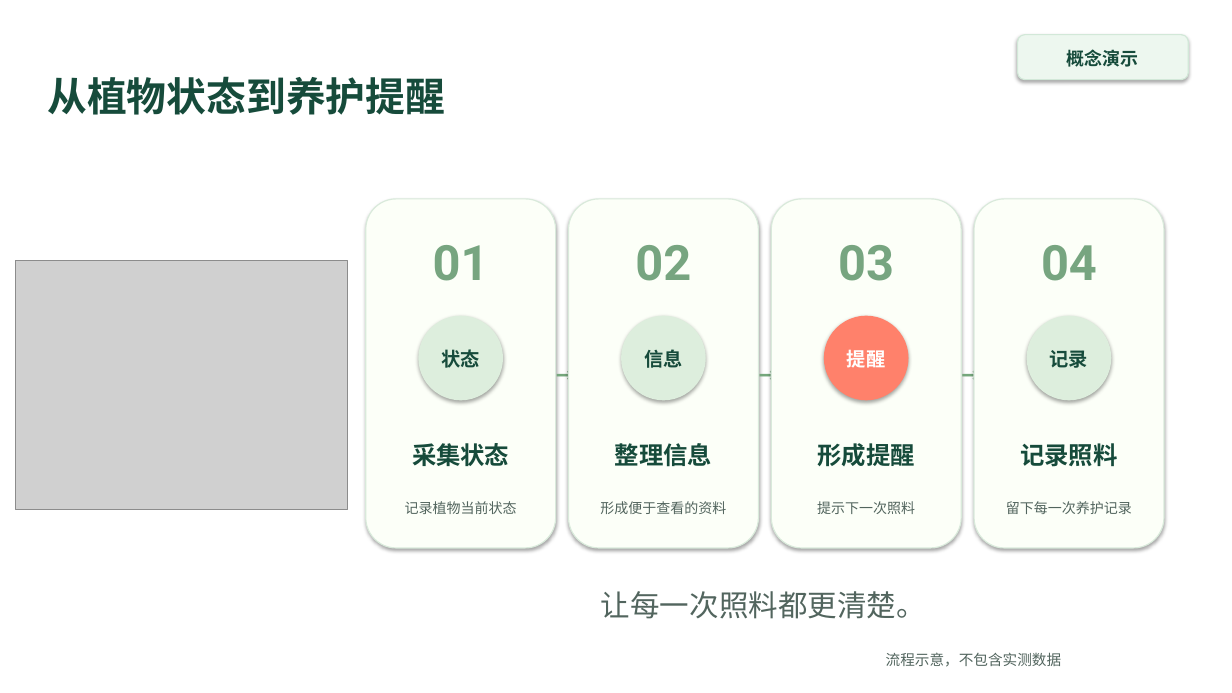
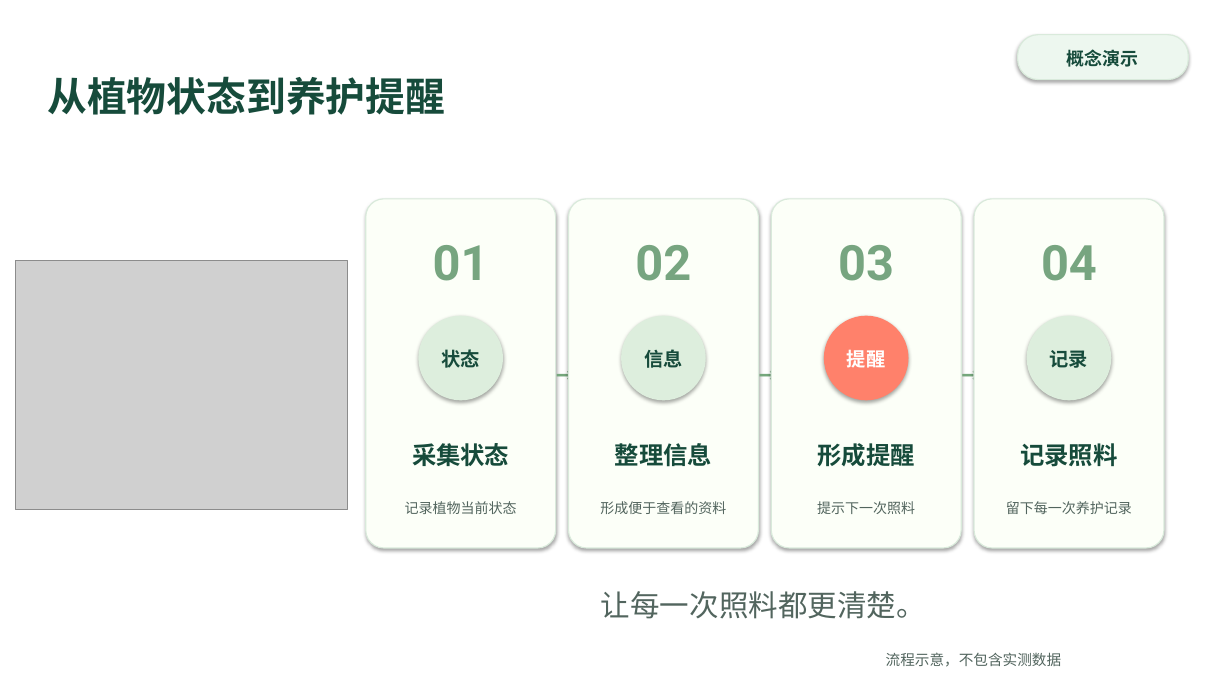
Before and after one commit to Meyt1n/web-to-editable-slides, a slide deck: slide 2 of examples/green-sprout/demo/green-sprout.pptx. Drawn at 1232x693 pixels with LibreOffice and Linux fonts; fonts in the diff are those of the drawing; grey boxes stand for pictures; background and template pictures are left out. Boxes give left, top, right and bottom in pixels: in the first picture for what was removed or moved away, otherwise in the second. Text is boxed around its words. In the diff, an @@ line names an element or a change of style, - is before the commit and + after.

```diff
--- a/examples/green-sprout/demo/green-sprout.pptx
+++ b/examples/green-sprout/demo/green-sprout.pptx
@@ rounded rectangle at (x1=1018, y1=35, x2=1189, y2=80): outline #D2E8D8 0.9 pt to #D9EADB 0.9 pt; proportions changed @@
@@ proportions changed in 4 elements at (x1=366, y1=199, x2=556, y2=548), (x1=568, y1=199, x2=759, y2=548), (x1=772, y1=199, x2=962, y2=548), (x1=974, y1=199, x2=1165, y2=548) @@
```
Also in this commit, not shown: 2 other slides changed, 53 other files.
